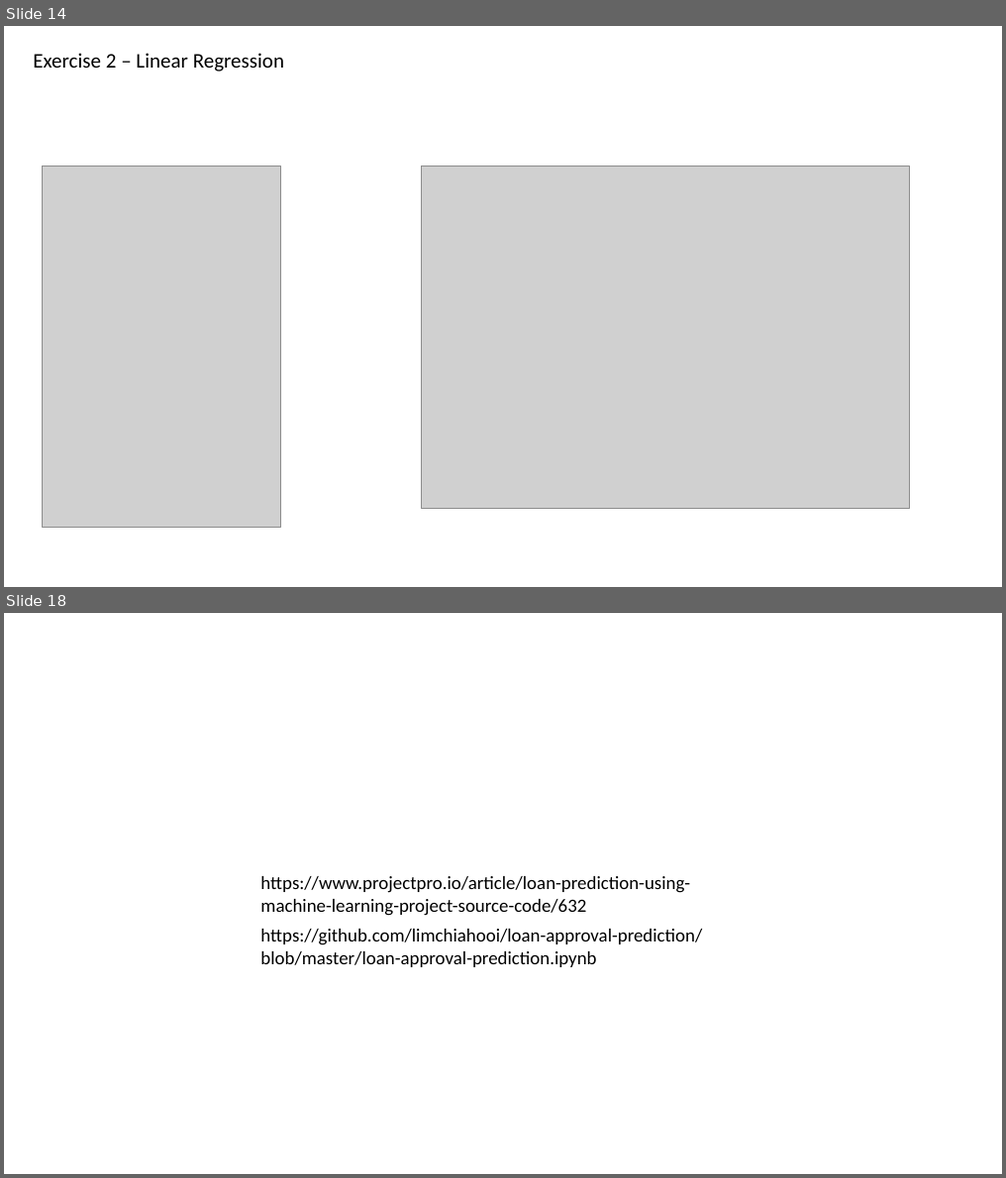
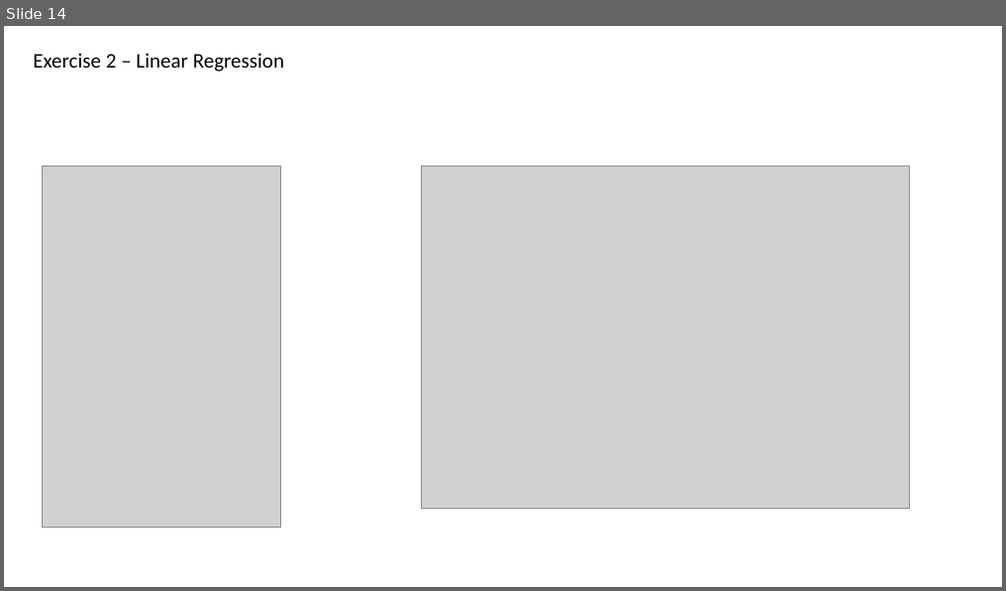
Before and after one commit to ownedbyphysics/ferProject, a slide deck: GeorgopoulosSpyros_FerreroPresentation.pptx. Shown one above the other, each under a label of ours: slides 14 and 18 before the commit, slide 14 after it; the slides between them are not shown. The pictures are 1006x1178 and 1006x591 pixels, drawn with LibreOffice and Linux fonts; fonts in the diff are those of the drawing; grey boxes stand for pictures. Boxes give left, top, right and bottom in pixels: in the first picture for what was removed or moved away, otherwise in the second. Text is boxed around its words. In the diff, an @@ line names an element or a change of style, - is before the commit and + after.

```diff
--- a/GeorgopoulosSpyros_FerreroPresentation.pptx
+++ b/GeorgopoulosSpyros_FerreroPresentation.pptx
@@ slide 18 removed at (x1=4, y1=613, x2=1002, y2=1174), background #FFFFFF @@
@@ text removed at (x1=260, y1=876, x2=690, y2=916) @@
-https://www.projectpro.io/article/loan-prediction-using-machine-learning-project-source-code/632
@@ text removed at (x1=260, y1=929, x2=702, y2=967) @@
-https://github.com/limchiahooi/loan-approval-prediction/blob/master/loan-approval-prediction.ipynb
```
Also in this commit, not shown: 6 slides changed, 1 slide added, 1 other slide removed, 1 other file.
